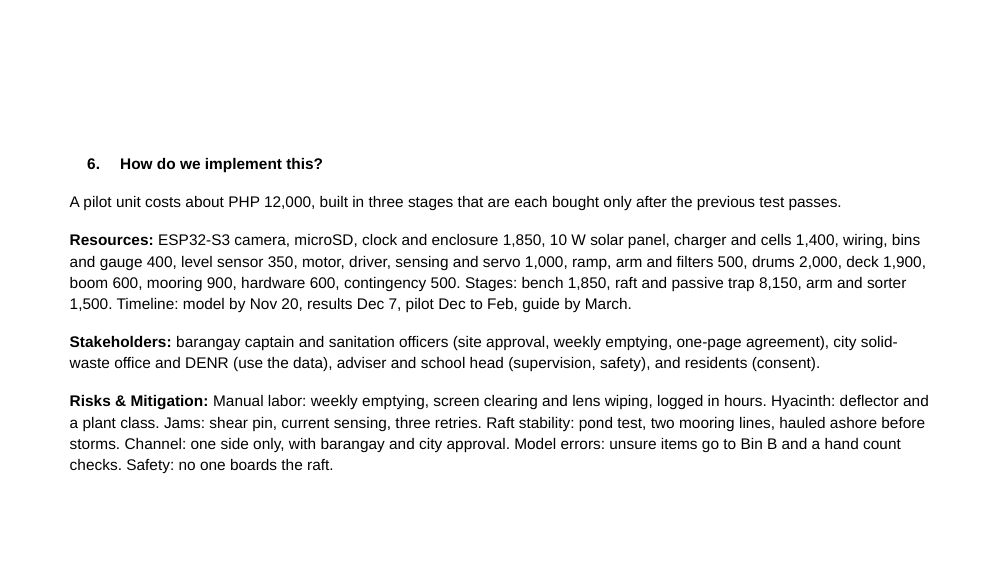
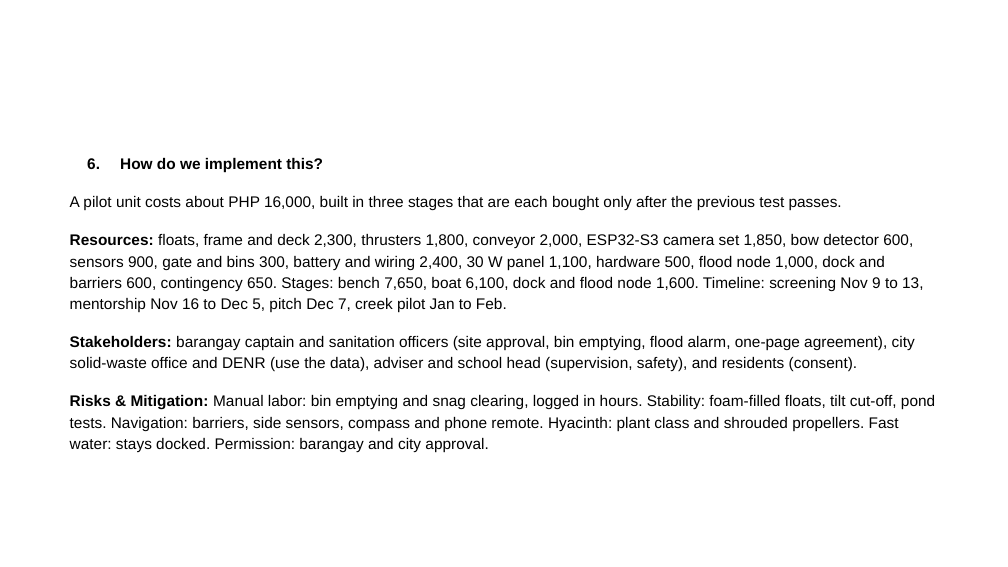
Before and after one commit to tmommu/research, a slide deck: slide 5 of sft_entry/SAGIP_SFT2026_Entry_PPT.pptx. Drawn at 1008x567 pixels with LibreOffice and Linux fonts; fonts in the diff are those of the drawing; background and template pictures are left out. Boxes give left, top, right and bottom in pixels: in the first picture for what was removed or moved away, otherwise in the second. Text is boxed around its words. In the diff, an @@ line names an element or a change of style, - is before the commit and + after.

```diff
--- a/sft_entry/SAGIP_SFT2026_Entry_PPT.pptx
+++ b/sft_entry/SAGIP_SFT2026_Entry_PPT.pptx
@@ text at [70,196,935,431]: text changed @@
-A pilot unit costs about PHP 12,000, built in three stages that are each bought only after the previous test passes.
-Resources: ESP32-S3 camera, microSD, clock and enclosure 1,850, 10 W solar panel, charger and cells 1,400, wiring, bins and gauge 400, level sensor 350, motor, driver, sensing and servo 1,000, ramp, arm and filters 500, drums 2,000, deck 1,900, boom 600, mooring 900, hardware 600, contingency 500. Stages: bench 1,850, raft and passive trap 8,150, arm and sorter 1,500. Timeline: model by Nov 20, results Dec 7, pilot Dec to Feb, guide by March.
-Stakeholders: barangay captain and sanitation officers (site approval, weekly emptying, one-page agreement), city solid-waste office and DENR (use the data), adviser and school head (supervision, safety), and residents (consent).
-Risks & Mitigation: Manual labor: weekly emptying, screen clearing and lens wiping, logged in hours. Hyacinth: deflector and a plant class. Jams: shear pin, current sensing, three retries. Raft stability: pond test, two mooring lines, hauled ashore before storms. Channel: one side only, with barangay and city approval. Model errors: unsure items go to Bin B and a hand count checks. Safety: no one boards the raft.
+A pilot unit costs about PHP 16,000, built in three stages that are each bought only after the previous test passes.
+Resources: floats, frame and deck 2,300, thrusters 1,800, conveyor 2,000, ESP32-S3 camera set 1,850, bow detector 600, sensors 900, gate and bins 300, battery and wiring 2,400, 30 W panel 1,100, hardware 500, flood node 1,000, dock and barriers 600, contingency 650. Stages: bench 7,650, boat 6,100, dock and flood node 1,600. Timeline: screening Nov 9 to 13, mentorship Nov 16 to Dec 5, pitch Dec 7, creek pilot Jan to Feb.
+Stakeholders: barangay captain and sanitation officers (site approval, bin emptying, flood alarm, one-page agreement), city solid-waste office and DENR (use the data), adviser and school head (supervision, safety), and residents (consent).
+Risks & Mitigation: Manual labor: bin emptying and snag clearing, logged in hours. Stability: foam-filled floats, tilt cut-off, pond tests. Navigation: barriers, side sensors, compass and phone remote. Hyacinth: plant class and shrouded propellers. Fast water: stays docked. Permission: barangay and city approval.
```
Also in this commit, not shown: 5 other slides changed, 20 other files.
